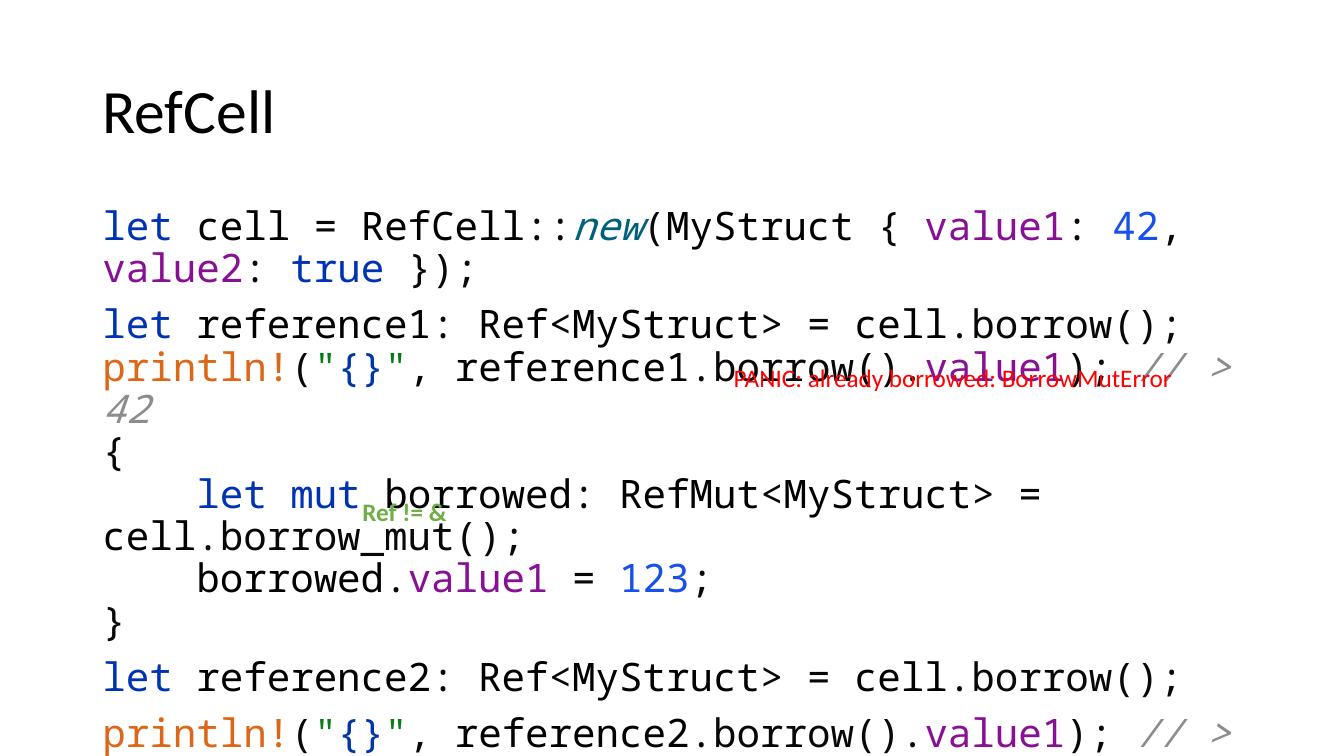
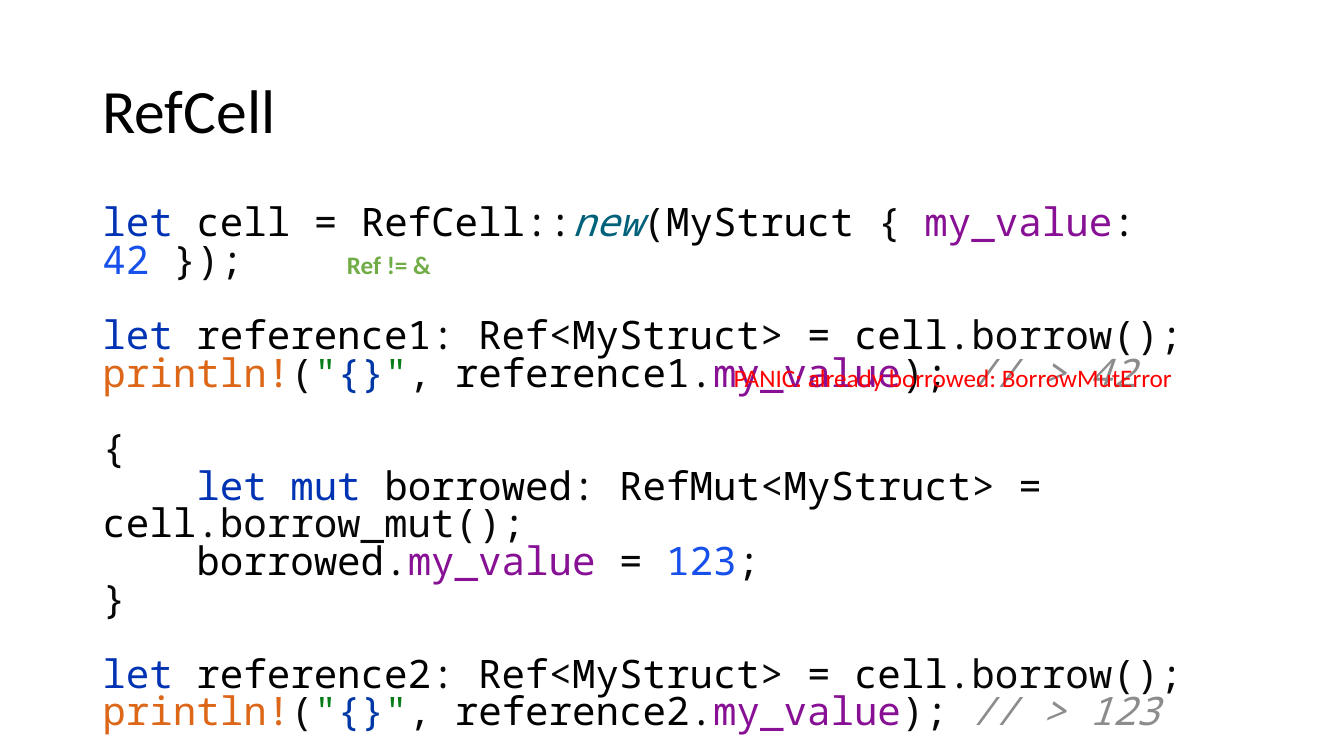
Before and after one commit to kugushev/course-rust-basics, a slide deck: slide 34 of pres/04-SmartPointers.pptx (slide 36 before the commit). Drawn at 1344x756 pixels with LibreOffice and Linux fonts; fonts in the diff are those of the drawing. Boxes give left, top, right and bottom in pixels: in the first picture for what was removed or moved away, otherwise in the second. Text is boxed around its words. In the diff, an @@ line names an element or a change of style, - is before the commit and + after.

```diff
--- a/pres/04-SmartPointers.pptx
+++ b/pres/04-SmartPointers.pptx
@@ text at (102, 206, 1183, 735): text changed @@
-let cell = RefCell::new(MyStruct { value1: 42, value2: true });
-let reference1: Ref<MyStruct> = cell.borrow();
-println!("{}", reference1.borrow().value1); // > 42
-{
-let mut borrowed: RefMut<MyStruct> = cell.borrow_mut();
-borrowed.value1 = 123;
-}
-let reference2: Ref<MyStruct> = cell.borrow();
-println!("{}", reference2.borrow().value1); // > 123
+let cell = RefCell::new(MyStruct { my_value: 42 });
+let reference1: Ref<MyStruct> = cell.borrow();
+println!("{}", reference1.my_value); // > 42
+{
+let mut borrowed: RefMut<MyStruct> = cell.borrow_mut();
+borrowed.my_value = 123;
+}
+let reference2: Ref<MyStruct> = cell.borrow();
+println!("{}", reference2.my_value); // > 123
@@ text "Ref != &": place and size @@
-text "Ref != &" at (362, 500, 396, 521)
+text "Ref != &" at (347, 256, 381, 274)
```
Also in this commit, not shown: 12 other slides changed, 7 slides added, 1 slide removed, 2 other files.
